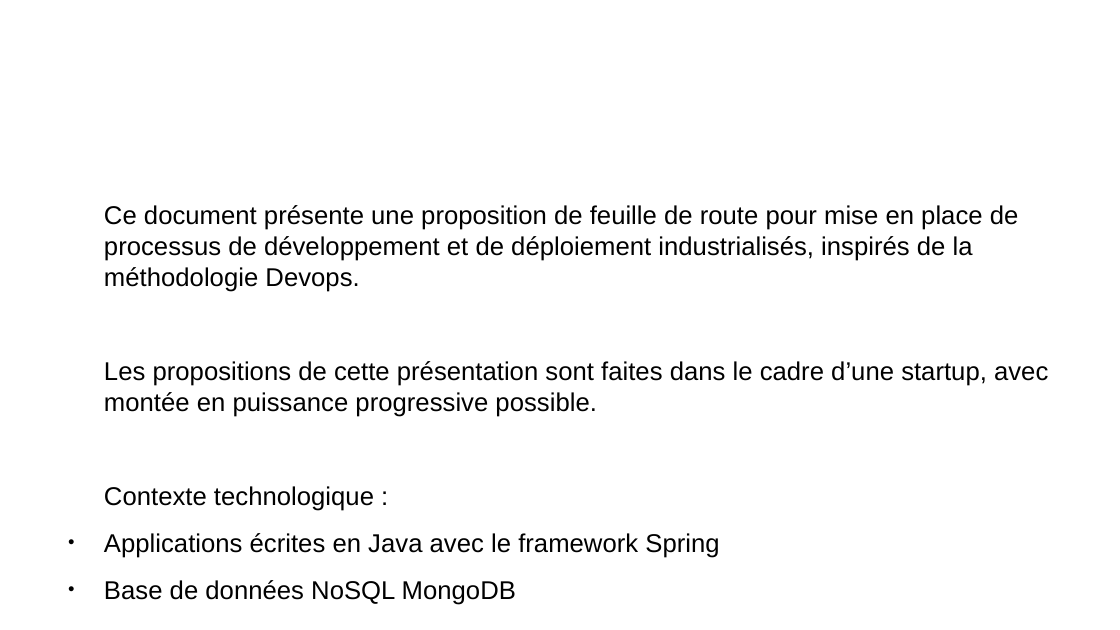
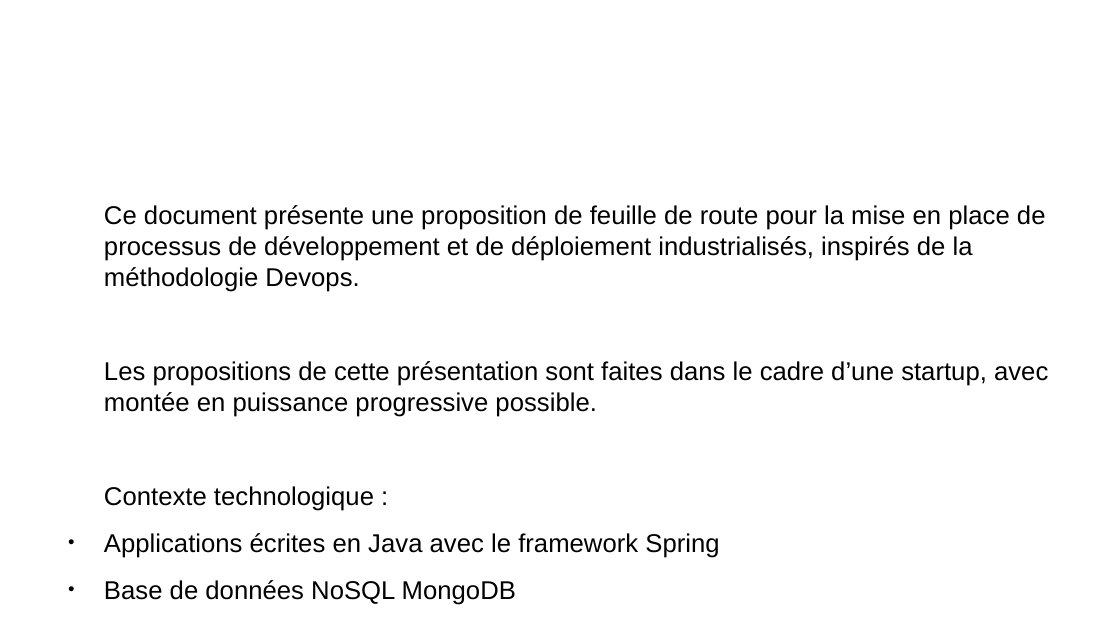
Before and after one commit to remipassmoilesel/ci-cd-plan, a slide deck: slide 1 of ci-cd-plan.odp. Drawn at 1120x630 pixels with LibreOffice and Linux fonts; fonts in the diff are those of the drawing; background and template pictures are left out. Boxes give left, top, right and bottom in pixels: in the first picture for what was removed or moved away, otherwise in the second. Text is boxed around its words. In the diff, an @@ line names an element or a change of style, - is before the commit and + after.

```diff
--- a/ci-cd-plan.odp
+++ b/ci-cd-plan.odp
@@ text at bbox=[104, 205, 1046, 292]: text changed @@
-Ce document présente une proposition de feuille de route pour mise en place de processus de développement et de déploiement industrialisés, inspirés de la méthodologie Devops.
+Ce document présente une proposition de feuille de route pour la mise en place de processus de développement et de déploiement industrialisés, inspirés de la méthodologie Devops.
```
Also in this commit, not shown: 10 other slides changed, 1 slide added, 1 slide removed.
